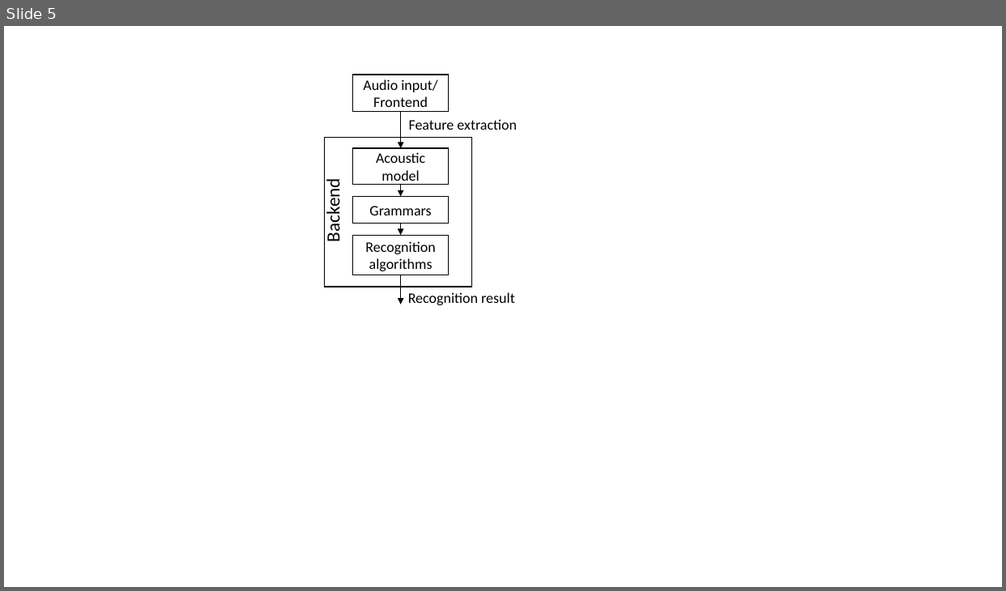
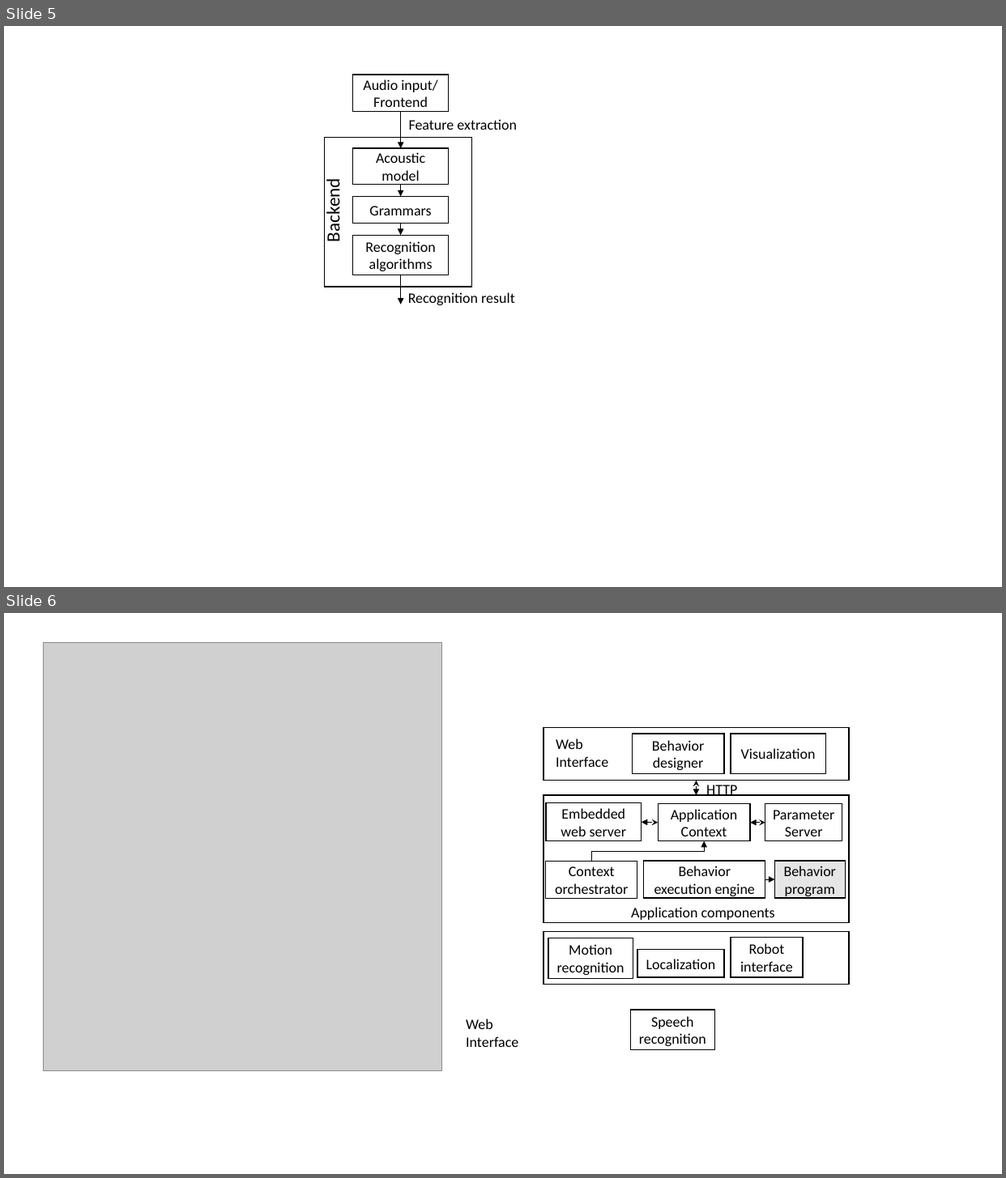
Before and after one commit to praveenv4k/indriya, a slide deck: docs/Misc/Pictures.pptx. Shown one above the other, each under a label of ours: slide 5 before the commit, slides 5 and 6 after it. The pictures are 1006x591 and 1006x1178 pixels, drawn with LibreOffice and Linux fonts; fonts in the diff are those of the drawing; grey boxes stand for pictures. Boxes give left, top, right and bottom in pixels: in the first picture for what was removed or moved away, otherwise in the second. Text is boxed around its words. In the diff, an @@ line names an element or a change of style, - is before the commit and + after.

```diff
--- a/docs/Misc/Pictures.pptx
+++ b/docs/Misc/Pictures.pptx
@@ slide 6 added at [4,613,1002,1174], background #FFFFFF @@
@@ picture added at [44,642,442,1071] @@
@@ group added at [543,727,849,781]: 3 rectangles, 1 text @@
+Behavior designer
+Visualization
+Web
+Interface
@@ double arrow added from (697, 781) to (697, 795), #000000 0.5 pt @@
@@ text added at [706,785,737,796], 14 pt, text #000000 @@
+HTTP
@@ group added at [543,795,849,922]: 7 rectangles, 2 double arrows, 1 text, 1 elbow arrow, 1 arrow @@
+Application Context
+Parameter Server
+Behavior program
+Behavior execution engine
+Context orchestrator
+Embedded web server
+Application components
@@ rectangle added at [548,939,633,979], fill #FFFFFF, outline #000000 1 pt, 14 pt, text #000000 @@
+Motion recognition
@@ group added at [466,932,849,1047]: 3 rectangles, 1 text @@
+Localization
+Robot interface
+Web
+Interface
@@ rectangle added at [631,1010,715,1050], fill #FFFFFF, outline #000000 1 pt, 14 pt, text #000000 @@
+Speech recognition
```
Also in this commit, not shown: 11 other files.
